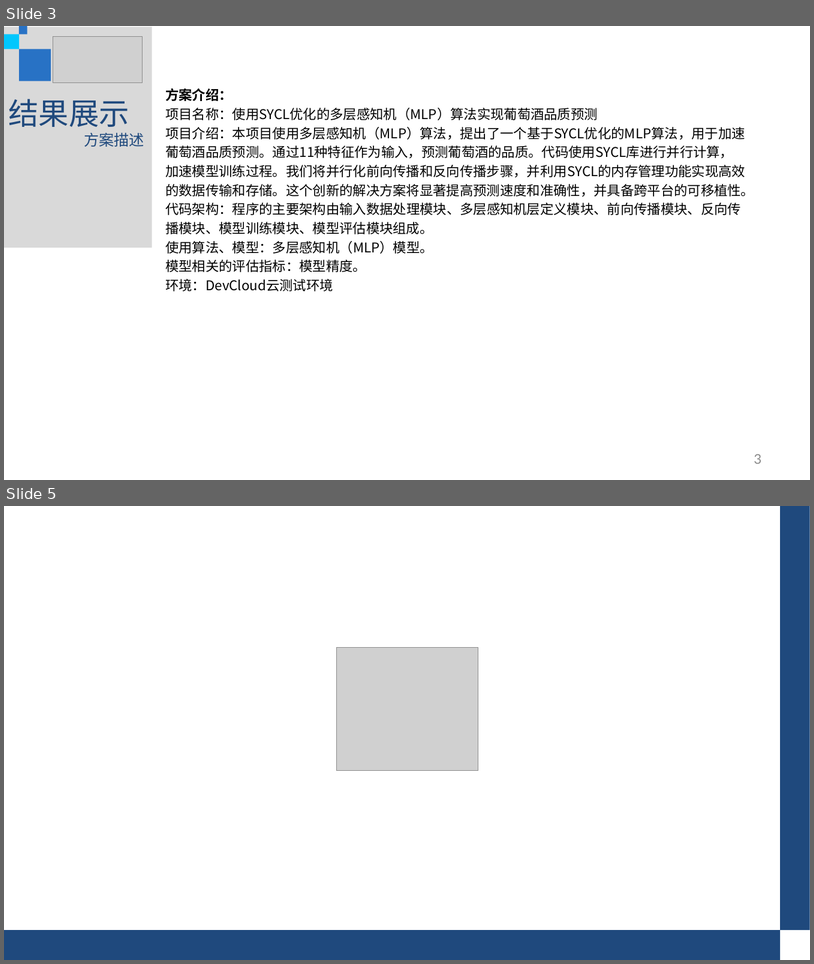
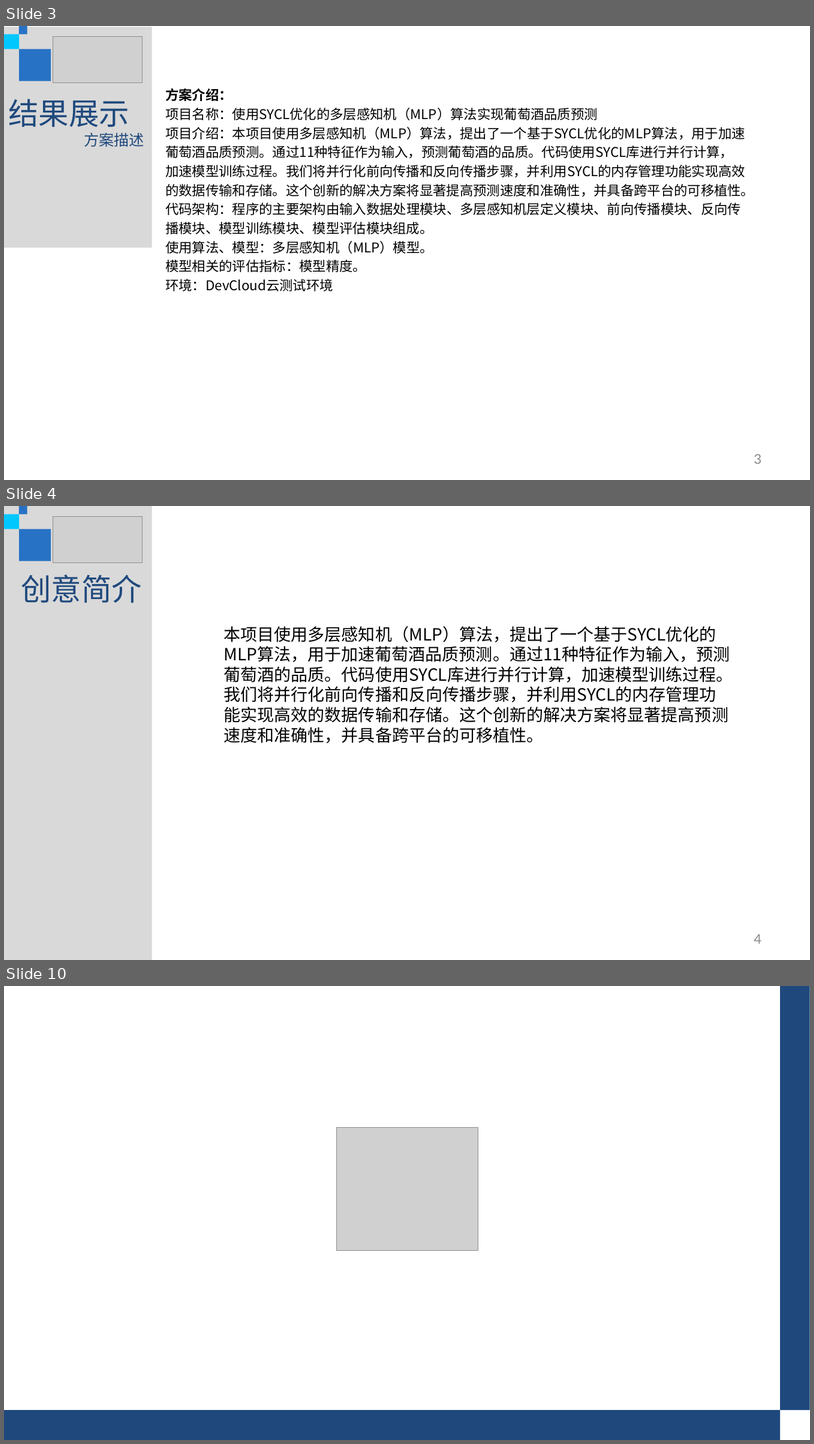
Before and after one commit to HJLQZ/a-simple-sycl-project, a slide deck: Final-Campus.pptx. Shown one above the other, each under a label of ours: slides 3 and 5 before the commit, slides 3, 4 and 10 after it; the slides between them are not shown. The pictures are 814x964 and 814x1444 pixels, drawn with LibreOffice and Linux fonts; fonts in the diff are those of the drawing; grey boxes stand for pictures; background and template pictures are left out. Boxes give left, top, right and bottom in pixels: in the first picture for what was removed or moved away, otherwise in the second. Text is boxed around its words. In the diff, an @@ line names an element or a change of style, - is before the commit and + after.

```diff
--- a/Final-Campus.pptx
+++ b/Final-Campus.pptx
@@ slide 4 added at (4, 506, 810, 960), background #FFFFFF @@
@@ rectangle added at (4, 507, 152, 960), fill #D9D9D9 @@
@@ rectangle added at (4, 514, 19, 529), fill #00C7FD @@
@@ rectangle added at (19, 506, 27, 514), fill #2872C5 @@
@@ picture added at (53, 517, 143, 563) @@
@@ rectangle added at (19, 529, 51, 561), fill #2872C5 @@
@@ text added at (21, 574, 142, 603), 36 pt, text #1F497D @@
+创意简介
@@ text added at (224, 626, 734, 743), 20 pt, text #000000 @@
+本项目使用多层感知机（MLP）算法，提出了一个基于SYCL优化的MLP算法，用于加速葡萄酒品质预测。通过11种特征作为输入，预测葡萄酒的品质。代码使用SYCL库进行并行计算，加速模型训练过程。我们将并行化前向传播和反向传播步骤，并利用SYCL的内存管理功能实现高效的数据传输和存储。这个创新的解决方案将显著提高预测速度和准确性，并具备跨平台的可移植性。
@@ page number added at (754, 934, 762, 943), 16 pt, text #8C8C8C @@
+4
@@ what was slide 5 is now slide 10 @@
```
Also in this commit, not shown: 1 slide changed, 4 other slides added.
